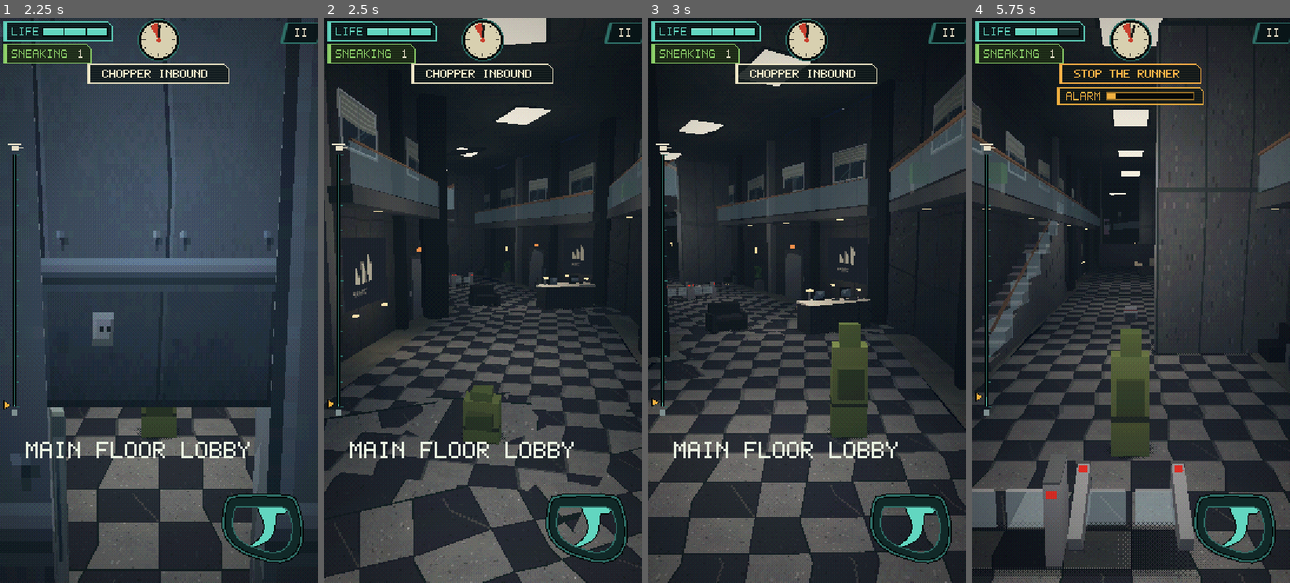
Above: before the commit, frames 1-4 (left to right).
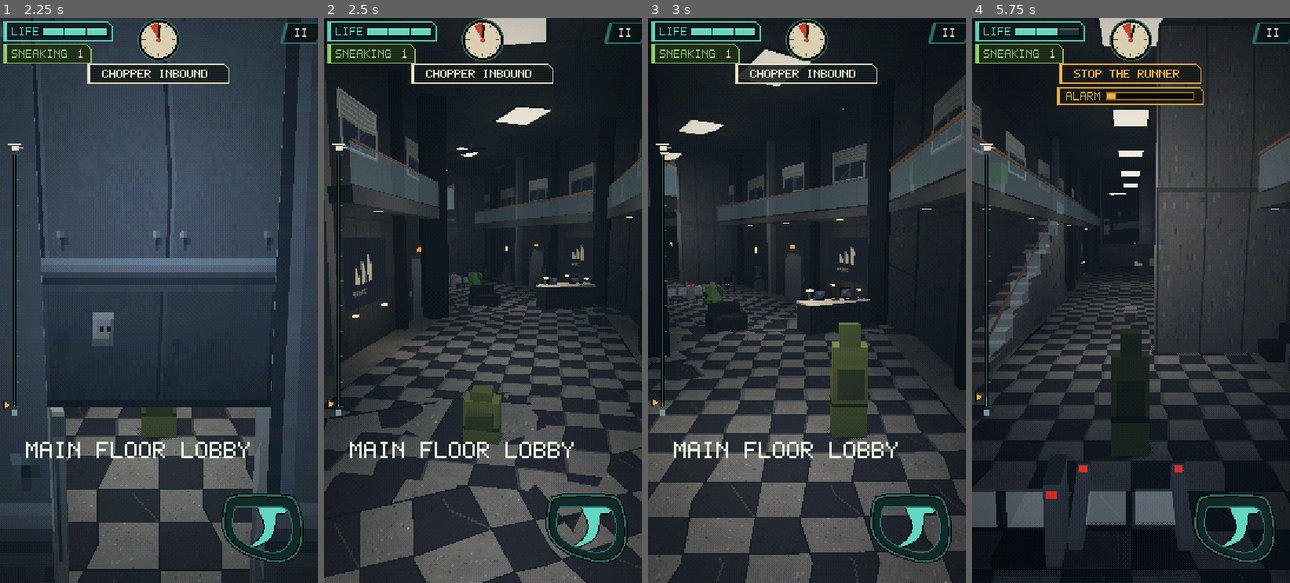
Above: after the commit, the same moments.

Repository: lhunt-gdev/get-to-the-chopper-test
Game: Godot game, scene res://game/levels/prototype_slice/prototype_slice.tscn
The game is run twice, just before and just after one commit, with the same random seed, the same clock (stepped at 60 frames per second) and the same inputs.
Inputs (mouse positions are in pixels of both pictures, inside the frame that each line leads up to):
- Up to frame 1 (2.25 s): click "START MISSION" at 0.5 s; tap Enter (ui_accept) at 1.25, 1.52, 1.82 s; move the mouse to (228, 272) at 1.27 s; hold Right (ui_right) 1.28-2 s; click (228, 272) at 1.42 s; drag from (95, 328) to (143, 413) at 2.02 s
- Up to frame 2 (2.5 s): no input
- Up to frame 3 (3 s): move the mouse to (838, 176) at 2.77 s; hold Right (ui_right) from 2.78 s (still down)
- Up to frame 4 (5.75 s): release Right (ui_right) at 3.5 s; drag from (1115, 413) to (1035, 215) at 3.52 s; move the mouse to (1226, 385) at 4.27 s; hold Left (ui_left) 4.28-5 s; tap Enter (ui_accept) at 4.52, 4.82 s; drag from (1035, 215) to (1083, 159) at 5.02 s

Frame 1 is identical in both runs. In frame 2, less than 0.1% of the frame differs, in the area x 45-50%, y 45-48%; in frame 3, 0.1%; in frame 4, 19%, in the area x 0-100%, y 29-100%.

Commit message:
Two-lane canteen tables, tall items on table and sofa cover
Canteen box cover is one long table across two lanes (user, for scale), with
chairs both sides and a drinks dispenser or a stack of trays in each lane, so
it's tall enough to hide a crouching player. The canteen's cover boxes in the
route now cover two lanes each. The lobby sofa gets a tall plant behind it.

Co-Authored-By: Claude Opus 5.5 <noreply@anthropic.com>

Diff:
--- a/game/levels/prototype_slice/prototype_slice.gd
+++ b/game/levels/prototype_slice/prototype_slice.gd
@@ -870,7 +870,12 @@
 			elif box_look == "warehouse":
 				mesh = _build_warehouse_box(node, seg, at, x, lane, String(ob.get("material", "wood")) == "metal")
 			elif box_look == "table":
-				mesh = _build_canteen_table(node, seg, at, x, lane)
+				# One long table across the whole run of lanes, built once (user: two lanes wide).
+				if lane == lanes.keys().min():
+					var trun: Array = lanes.keys()
+					reception = _build_canteen_table(node, seg, at, _player.lane_x(trun.min()) - tuning.lane_width / 2.0 + 0.05,
+							_player.lane_x(trun.max()) + tuning.lane_width / 2.0 - 0.05, trun.min())
+				mesh = reception
 			elif box_look == "roof_vent":
 				mesh = _build_roof_vent(node, seg, at, x, lane)
 			elif mesh == null:
@@ -2484,7 +2489,9 @@
 	return holder
 
 
-## MAIN FLOOR LOBBY box cover: a concrete planter with a shrub (wood), or a black leather sofa (metal).
+## MAIN FLOOR LOBBY box cover: a concrete planter with a shrub (wood), or a black leather sofa
+## (metal) with a tall plant in a pot behind it, so it stands tall enough to hide you crouching
+## (scale pass, user).
 func _build_lobby_box(parent: Node3D, seg: Dictionary, at: float, x: float, lane: int, metal: bool) -> Node3D:
 	var holder := Node3D.new()
 	parent.add_child(holder)
@@ -2502,6 +2509,14 @@
 		for s in [-1.0, 1.0]:
 			_box(holder, Vector3(0.16, 0.62, 0.8), Vector3(s * 0.6, 0.31, 0), black.lightened(0.05))  # arms
 		_box(holder, Vector3(1.0, 0.04, 0.6), Vector3(0, 0.47, 0.05), Color("26262a"))  # cushion seams
+		# The tall plant behind it: a pot on the floor, a trunk, and leaves up to about 1.7 m.
+		var px := 0.3 if lane % 2 == 0 else -0.3
+		_box(holder, Vector3(0.45, 0.5, 0.45), Vector3(px, 0.25, -0.65), Color("5a5c5e"))
+		_box(holder, Vector3(0.06, 0.8, 0.06), Vector3(px, 0.9, -0.65), Color("4a3a28"))
+		for k in 9:
+			var leaf := _box(holder, Vector3(0.12, 0.7, 0.3), Vector3(px + 0.18 * cos(k * 0.7), 1.2 + 0.05 * (k % 3), -0.65 + 0.16 * sin(k * 0.7)),
+					Color("2e5a26").lightened(0.05 * (k % 3)))
+			leaf.rotation = Vector3(0.55 * sin(k * 1.7), k * 0.7, 0.55 * cos(k * 1.3))
 	return holder
 
 
@@ -3319,34 +3334,59 @@
 	return holder
 
 
-## STAFF CANTEEN box cover: a canteen table with a tray, a cup and a plate, two chairs at it (one
-## pulled out toward you).
-func _build_canteen_table(parent: Node3D, seg: Dictionary, at: float, x: float, lane: int) -> Node3D:
+## STAFF CANTEEN box cover: one long canteen table across the run of lanes x0..x1 (user: two lanes
+## wide, for scale), built once for the run. Place settings (tray, plate, cup) down it, chairs both
+## sides (some pulled out toward you), and in each lane something tall on it, a big drinks
+## dispenser or a stack of trays, so it stands tall enough to hide you crouching behind it.
+func _build_canteen_table(parent: Node3D, seg: Dictionary, at: float, x0: float, x1: float, lane0: int) -> Node3D:
 	var holder := Node3D.new()
 	parent.add_child(holder)
-	holder.transform = _frame_at(seg, at) * Transform3D(Basis.IDENTITY, Vector3(x, 0, 0))
+	var cx := (x0 + x1) / 2.0
+	holder.transform = _frame_at(seg, at) * Transform3D(Basis.IDENTITY, Vector3(cx, 0, 0))
+	var w := x1 - x0 - 0.1
+	var lanes := maxi(1, roundi((x1 - x0) / tuning.lane_width))
 	var wood := Color("a07a46")
 	var leg := Color("2a2c2e")
-	_box(holder, Vector3(1.24, 0.07, 0.86), Vector3(0, 0.76, 0), wood)
-	_box(holder, Vector3(1.26, 0.03, 0.88), Vector3(0, 0.72, 0), wood.darkened(0.4))
-	for lx in [-0.55, 0.55]:
+	_box(holder, Vector3(w, 0.07, 0.86), Vector3(0, 0.76, 0), wood)
+	_box(holder, Vector3(w + 0.02, 0.03, 0.88), Vector3(0, 0.72, 0), wood.darkened(0.4))
+	var legs_x: Array = [-(w / 2.0 - 0.08), w / 2.0 - 0.08]
+	if lanes > 1:
+		legs_x.append(0.0)
+	for lx in legs_x:
 		for lz in [-0.36, 0.36]:
 			_box(holder, Vector3(0.06, 0.72, 0.06), Vector3(lx, 0.36, lz), leg)
-	var flip := 1.0 if lane % 2 == 0 else -1.0
-	_box(holder, Vector3(0.44, 0.03, 0.32), Vector3(0.2 * flip, 0.81, 0.05), Color("c8ccc8"))  # tray
-	_box(holder, Vector3(0.16, 0.02, 0.16), Vector3(0.2 * flip, 0.83, 0.05), Color("e8e8e0"))  # plate
-	var cup := MeshInstance3D.new()
-	var cyl := CylinderMesh.new()
-	cyl.top_radius = 0.05
-	cyl.bottom_radius = 0.04
-	cyl.height = 0.13
-	cyl.radial_segments = 8
-	cup.mesh = cyl
-	cup.material_override = PsxMaterials.flat(Color("c42020"))
-	holder.add_child(cup)
-	cup.position = Vector3(-0.35 * flip, 0.86, -0.1)
-	for c in [[0.3 * flip, 0.62, 0.15], [-0.3 * flip, -0.55, 0.0]]:  # chairs: one pulled out toward you
-		_canteen_chair(holder, Vector3(c[0], 0, c[1]), c[2], false)
+	for i in lanes:
+		var mx := -w / 2.0 + w * (i + 0.5) / lanes  # the middle of this lane's stretch of table
+		var flip := 1.0 if (lane0 + i) % 2 == 0 else -1.0
+		_box(holder, Vector3(0.44, 0.03, 0.32), Vector3(mx + 0.25 * flip, 0.81, 0.12), Color("c8ccc8"))  # tray
+		_box(holder, Vector3(0.16, 0.02, 0.16), Vector3(mx + 0.25 * flip, 0.83, 0.12), Color("e8e8e0"))  # plate
+		var cup := MeshInstance3D.new()
+		var cyl := CylinderMesh.new()
+		cyl.top_radius = 0.05
+		cyl.bottom_radius = 0.04
+		cyl.height = 0.13
+		cyl.radial_segments = 8
+		cup.mesh = cyl
+		cup.material_override = PsxMaterials.flat(Color("c42020") if i % 2 == 0 else Color("e8e4d8"))
+		holder.add_child(cup)
+		cup.position = Vector3(mx - 0.4 * flip, 0.86, 0.2)
+		var tall := mx - 0.12 * flip
+		if (lane0 + i) % 2 == 0:
+			# The drinks dispenser: a steel base, a clear tank of orange squash, a lid, a tap toward you.
+			_box(holder, Vector3(0.36, 0.12, 0.32), Vector3(tall, 0.86, -0.12), Color("8a9094"))
+			_box(holder, Vector3(0.32, 0.36, 0.28), Vector3(tall, 1.1, -0.12), Color.WHITE).material_override = \
+					PsxMaterials.glass(Color(1.0, 0.55, 0.15, 0.55))
+			_box(holder, Vector3(0.24, 0.24, 0.2), Vector3(tall, 1.06, -0.12), Color("d86a1a"))  # the squash inside
+			_box(holder, Vector3(0.36, 0.06, 0.32), Vector3(tall, 1.31, -0.12), Color("6a7076"))  # lid
+			_box(holder, Vector3(0.06, 0.06, 0.08), Vector3(tall, 0.96, 0.07), Color("2a2c2e"))  # tap
+		else:
+			for k in 9:  # a stack of trays, a couple askew
+				var tr := _box(holder, Vector3(0.44, 0.025, 0.32), Vector3(tall, 0.81 + k * 0.03, -0.16), Color("c8ccc8").darkened(0.06 * (k % 2)))
+				tr.rotation.y = 0.12 * sin(k * 2.1)
+		# A chair each side of this stretch: the near one pulled out toward you, or pushed in.
+		var pulled := absi(hash([seg["id"], at, i])) % 2 == 0
+		_canteen_chair(holder, Vector3(mx + 0.3 * flip, 0, 0.62 if pulled else 0.5), 0.15 * flip, false)
+		_canteen_chair(holder, Vector3(mx - 0.2 * flip, 0, -0.55), 0.0, false)
 	return holder
 
 
--- a/game/levels/prototype_slice/route.json
+++ b/game/levels/prototype_slice/route.json
@@ -115,16 +115,16 @@
       "bends": [{"at": 50, "side": "right"}],
       "marker": {"at": 8},
       "obstacles": [
-        {"kind": "box", "lanes": [2], "at": 30},
+        {"kind": "box", "lanes": [1, 2], "at": 30},
         {"kind": "barrier", "lanes": [0, 1], "at": 36},
-        {"kind": "box", "lanes": [0], "at": 42},
+        {"kind": "box", "lanes": [0, 1], "at": 42},
         {"kind": "pipe", "lanes": [2, 3, 4], "at": 46},
-        {"kind": "box", "lanes": [4], "at": 56},
+        {"kind": "box", "lanes": [3, 4], "at": 56},
         {"kind": "barrier", "lanes": [1, 2, 3], "at": 62},
         {"kind": "wall", "lanes": [0, 1], "at": 72},
-        {"kind": "box", "lanes": [3], "at": 74},
+        {"kind": "box", "lanes": [3, 4], "at": 74},
         {"kind": "pipe", "lanes": [1, 2, 3], "at": 82},
-        {"kind": "box", "lanes": [2], "at": 90, "material": "metal"},
+        {"kind": "box", "lanes": [2, 3], "at": 90, "material": "metal"},
         {"kind": "barrier", "lanes": [3, 4], "at": 96}
       ],
       "enemies": [
Not shown, changed: docs/design/decision-log.md
